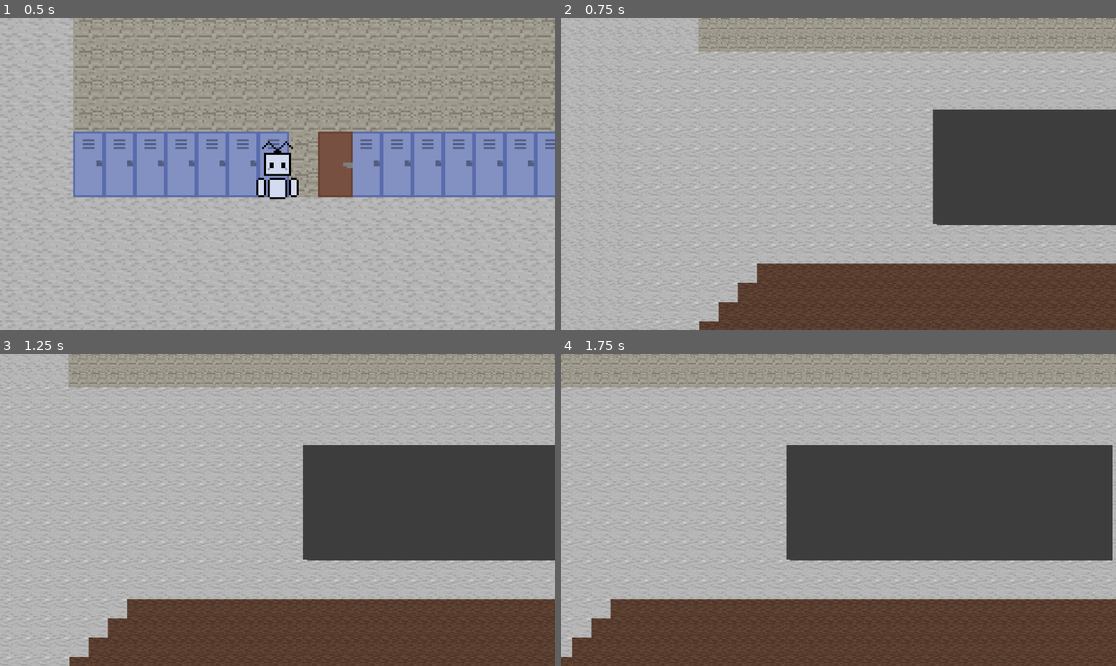
Above: before the commit, frames 1-4 (two rows, left to right).
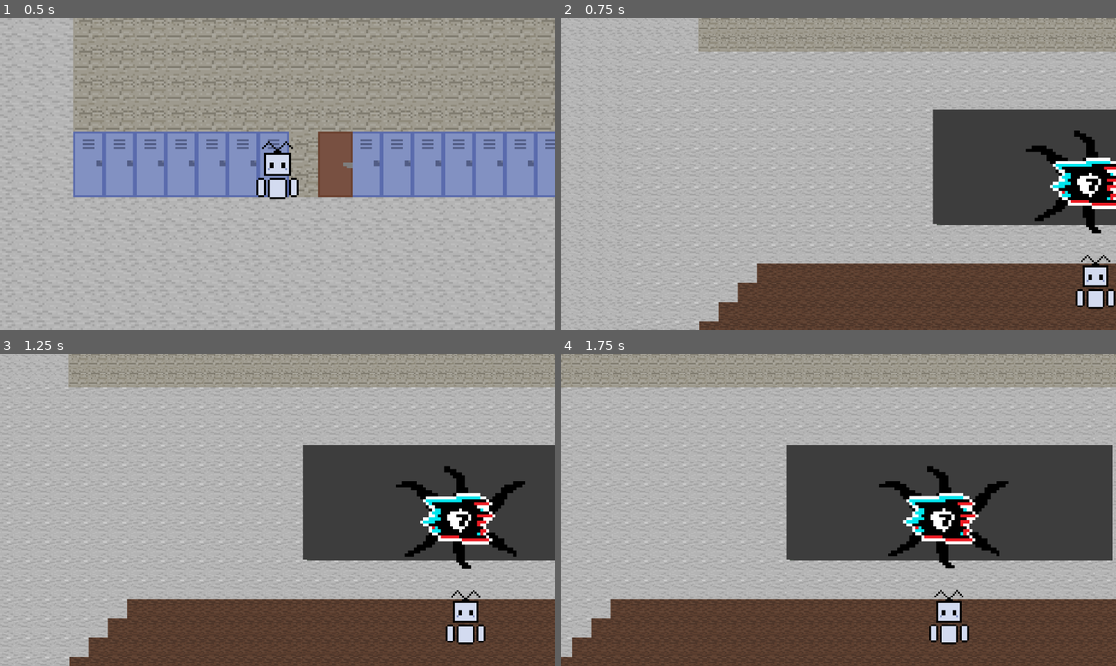
Above: after the commit, the same moments.

Repository: dingus4882/finals-war
Game: Godot game, scene res://scenes/game.tscn
Same seed, same stepped clock (60 frames per second), same inputs: the game is played once before the commit and once after it.
Inputs:
- Up to frame 1 (0.5 s): no input
- Up to frame 2 (0.75 s): tap Enter (ui_accept) at 0.5 s; hold Right (ui_right) from 0.53 s (still down); hold F (Battle) from 0.53 s (still down)
- Up to frame 3 (1.25 s): keep holding Right (ui_right); keep holding F (Battle); tap Enter (ui_accept) at 0.77 s
- Up to frame 4 (1.75 s): keep holding Right (ui_right); release F (Battle) at 1.28 s; tap E (EnterDoor) at 1.35 s; tap Enter (ui_accept) at 1.52 s

Frame 1 is identical in both runs. In frame 2, 3.0% of the frame differs, in the area x 83-100%, y 36-94%; in frame 3, 3.5%; in frame 4, 3.5%, in the area x 57-81%, y 35-94%.
Error in both runs: Attempt to call function 'show' in base 'null instance' on a null instance. (res://scripts/door.gd:20)

Commit message:
I dont even know atp

Diff:
--- /dev/null
+++ b/scenes/battle_enemy.tscn
@@ -0,0 +1,13 @@
+[gd_scene format=3 uid="uid://bjrq20gt4mal8"]
+
+[ext_resource type="Texture2D" uid="uid://bwhrkkqouktjo" path="res://assets/collegeboard.png" id="1_fjj4u"]
+
+[sub_resource type="CircleShape2D" id="CircleShape2D_bvk4b"]
+
+[node name="battleEnemy" type="Area2D" unique_id=1880172490]
+
+[node name="Sprite2D" type="Sprite2D" parent="." unique_id=1695260855]
+texture = ExtResource("1_fjj4u")
+
+[node name="CollisionShape2D" type="CollisionShape2D" parent="." unique_id=1966254239]
+shape = SubResource("CircleShape2D_bvk4b")
--- a/scenes/game.tscn
+++ b/scenes/game.tscn
@@ -7,6 +7,8 @@
 [ext_resource type="PackedScene" uid="uid://2fm75csd3qxc" path="res://scenes/door.tscn" id="3_lnu2h"]
 [ext_resource type="PackedScene" uid="uid://cirimojf6we0d" path="res://scenes/enemy.tscn" id="5_u5sy4"]
 [ext_resource type="Texture2D" uid="uid://dlgdb4vpt8em4" path="res://assets/tilemap-pixilart.png" id="6_u5sy4"]
+[ext_resource type="PackedScene" uid="uid://bjrq20gt4mal8" path="res://scenes/battle_enemy.tscn" id="7_0tnpc"]
+[ext_resource type="PackedScene" uid="uid://dkn3n8y6dp8gp" path="res://scenes/battle_player.tscn" id="8_vtaks"]
 
 [sub_resource type="TileSetAtlasSource" id="TileSetAtlasSource_lnu2h"]
 texture = ExtResource("2_yqjtg")
@@ -92,6 +94,14 @@
 format = 2
 layer_0/tile_data = PackedInt32Array(-196612, 131073, 0, -196611, 131073, 0, -196610, 131073, 0, -196609, 131073, 0, -3 …(16549 unchanged characters)…
 
+[node name="battleEnemy" parent="battleMap" unique_id=1880172490 instance=ExtResource("7_0tnpc")]
+position = Vector2(133, 12)
+scale = Vector2(2.5, 2.5)
+
+[node name="battlePlayer" parent="battleMap" unique_id=401584824 instance=ExtResource("8_vtaks")]
+position = Vector2(136, 98)
+scale = Vector2(1.5, 1.5)
+
 [node name="Player" parent="." unique_id=491639410 instance=ExtResource("1_uwrxv")]
 position = Vector2(-8, 39)
 
--- a/scenes/player.tscn
+++ b/scenes/player.tscn
@@ -19,4 +19,5 @@
 position = Vector2(0, -15)
 shape = SubResource("CapsuleShape2D_onrkg")
 
+[connection signal="child_entered_tree" from="." to="." method="_on_child_entered_tree"]
 [connection signal="ready" from="." to="." method="_on_ready"]
--- a/scripts/player.gd
+++ b/scripts/player.gd
@@ -1,7 +1,7 @@
 extends CharacterBody2D
 #comment
-
-const SPEED = 130.0
+#var u:= utils.new()
+var SPEED = 130.0
 const JUMP_VELOCITY = 0.0
 
 
--- /dev/null
+++ b/utils.gd
@@ -0,0 +1,4 @@
+class_name utils
+
+var speed = 130.0
+var playerhp = 100
Not shown, added: utils.gd.uid
